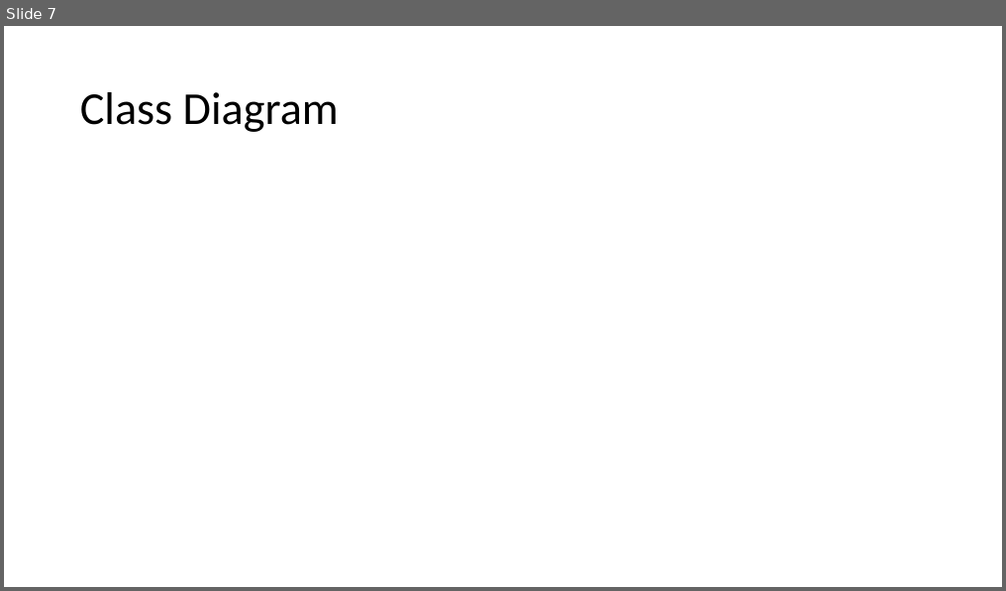
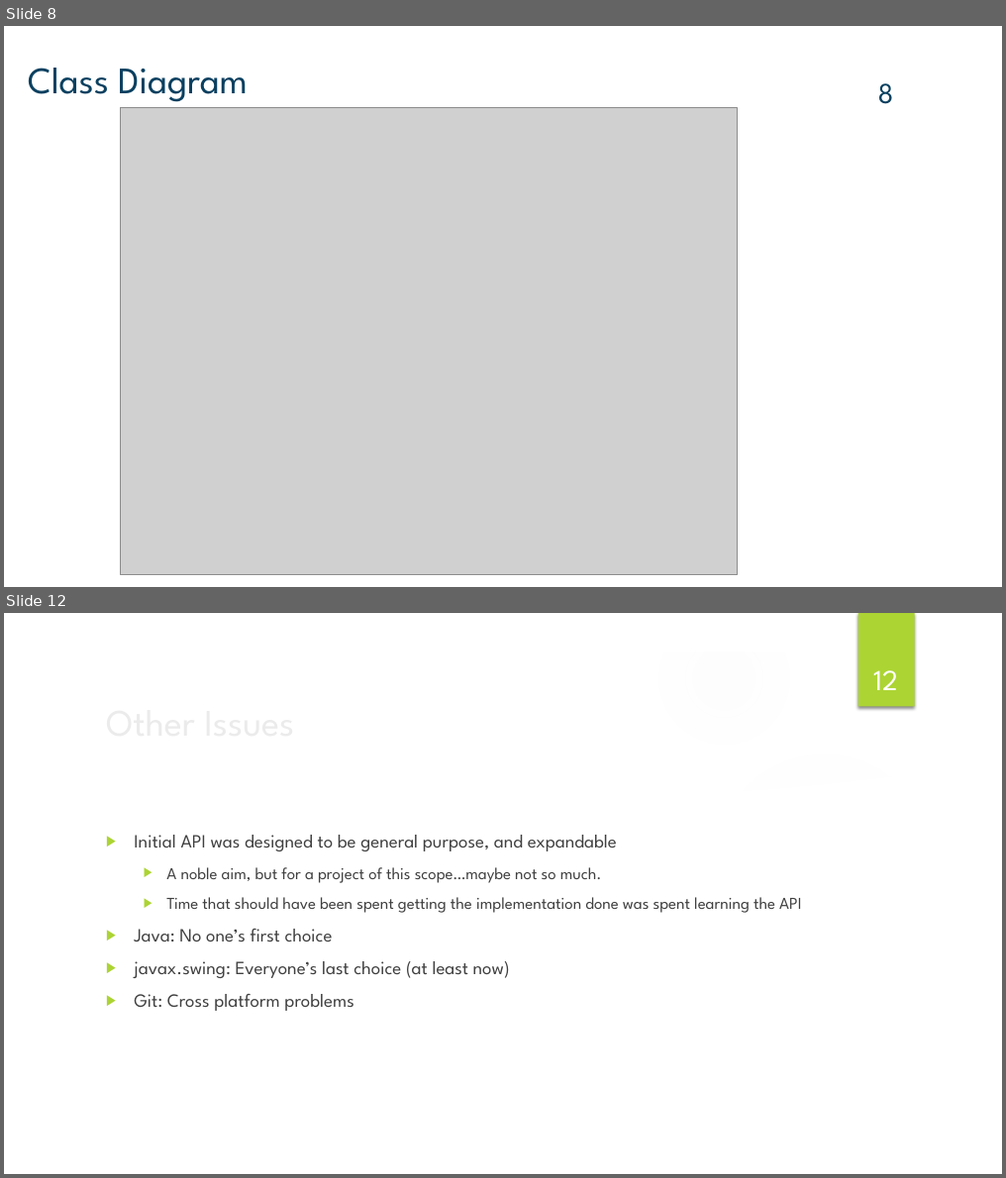
Before and after one commit to ipw969/370Project, a slide deck: Documentation/Final Project Presentation/Achievatron Final Presentation.pptx. Shown one above the other, each under a label of ours: slide 7 before the commit, slides 8 and 12 after it; the slides between them are not shown. The pictures are 1006x591 and 1006x1178 pixels, drawn with LibreOffice and Linux fonts; fonts in the diff are those of the drawing; grey boxes stand for pictures; background and template pictures are left out. Boxes give left, top, right and bottom in pixels: in the first picture for what was removed or moved away, otherwise in the second. Text is boxed around its words. In the diff, an @@ line names an element or a change of style, - is before the commit and + after.

Commit message:
Did first half of project presentation

```diff
--- a/Documentation/Final Project Presentation/Achievatron Final Presentation.pptx
+++ b/Documentation/Final Project Presentation/Achievatron Final Presentation.pptx
@@ slide 12 added at [4, 613, 1002, 1174], background picture (left out) @@
@@ group added at [4, 613, 1002, 1174]: 5 ellipses, 3 freeform shapes @@
@@ rectangle added at [858, 613, 915, 707], fill #ACD433 @@
@@ page number added at [873, 670, 898, 690], 28 pt, text #FFFFFF @@
+12
@@ title added at [98, 692, 816, 750], 36 pt, text #EBEBEB @@
+Other Issues
@@ text added at [134, 835, 801, 1011], 18 pt, text #404040 @@
+▶ Initial API was designed to be general purpose, and expandable
+  ▶ A noble aim, but for a project of this scope…maybe not so much.
+  ▶ Time that should have been spent getting the implementation done was spent learning the API
+▶ Java: No one’s first choice
+▶ javax.swing: Everyone’s last choice (at least now)
+▶ Git: Cross platform problems
@@ what was slide 7 is now slide 8 @@
@@ slide 8 changed as well @@
@@ title "Class Diagram": place and size @@
-title "Class Diagram" at [80, 92, 339, 132]
+title "Class Diagram" at [28, 68, 248, 102]
@@ title "Class Diagram" at [28, 68, 248, 102]: size 44 to 36 pt, font Calibri to League Spartan, text colour #000000 to #0B4060; line spacing 0.9 to 1 @@
@@ page number added at [878, 83, 894, 104], 28 pt, text #0B4060 @@
+8
@@ picture added at [120, 108, 737, 575] @@
```
Also in this commit, not shown: 7 other slides changed, 5 other slides added, 5 slides removed.
